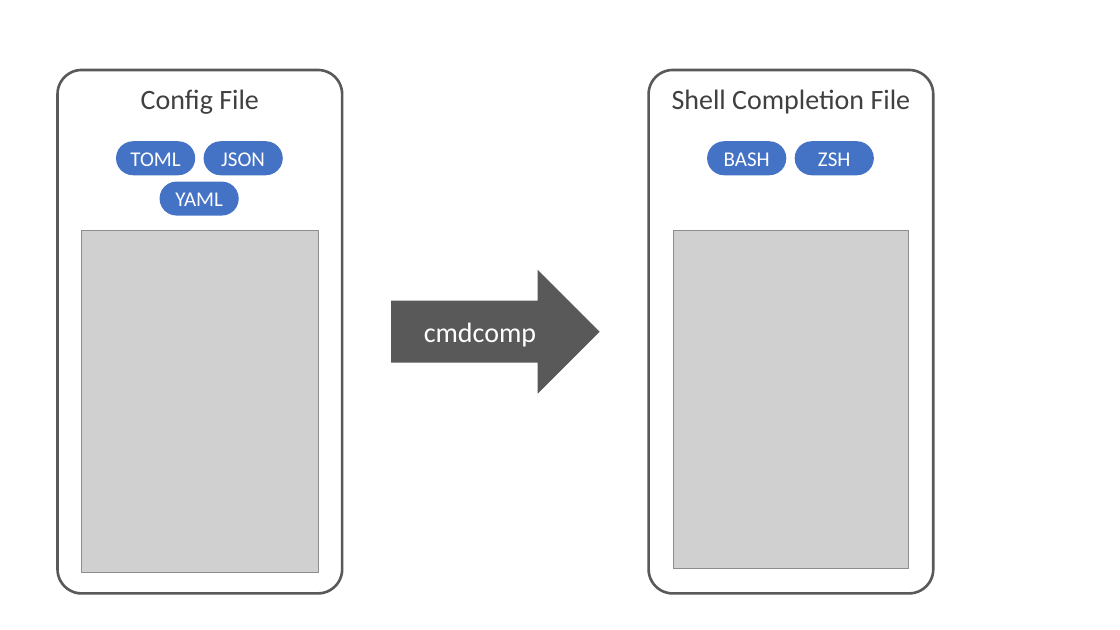
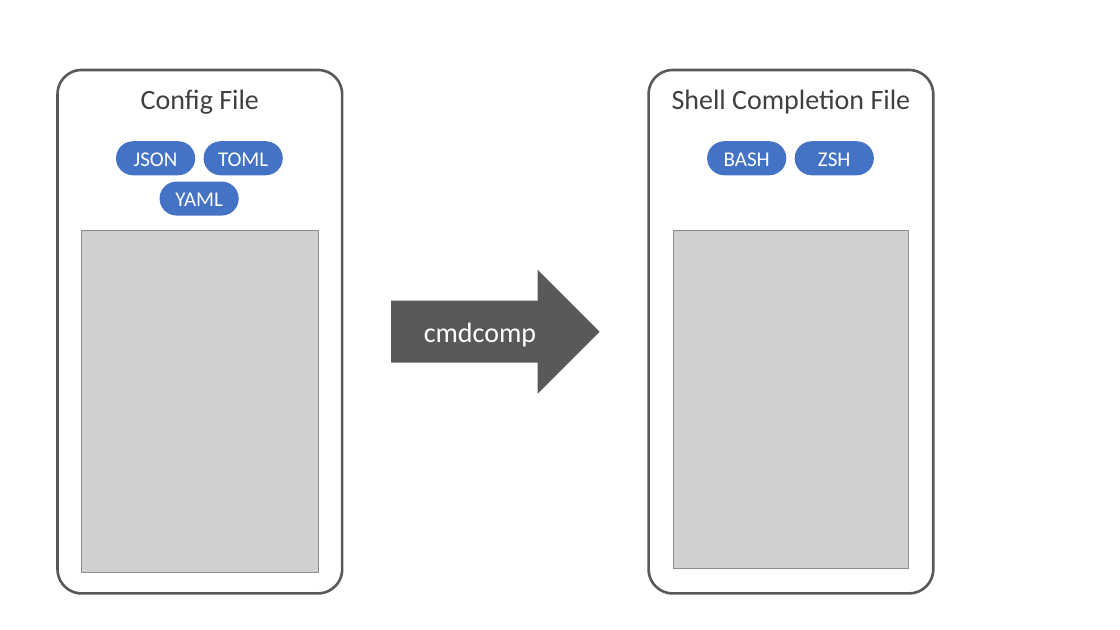
Before and after one commit to yassun7010/cmdcomp, a slide deck: slide 1 of images/image.pptx. Drawn at 1120x630 pixels with LibreOffice and Linux fonts; fonts in the diff are those of the drawing; grey boxes stand for pictures. Boxes give left, top, right and bottom in pixels: in the first picture for what was removed or moved away, otherwise in the second. Text is boxed around its words. In the diff, an @@ line names an element or a change of style, - is before the commit and + after.

```diff
--- a/images/image.pptx
+++ b/images/image.pptx
@@ rounded rectangle "JSON": place and size @@
-rounded rectangle "JSON" at bbox=[203, 141, 282, 176]
+rounded rectangle "JSON" at bbox=[116, 141, 195, 176]
@@ rounded rectangle "TOML": place and size @@
-rounded rectangle "TOML" at bbox=[116, 141, 195, 176]
+rounded rectangle "TOML" at bbox=[203, 141, 282, 176]
```
Also in this commit, not shown: 1 other file.
